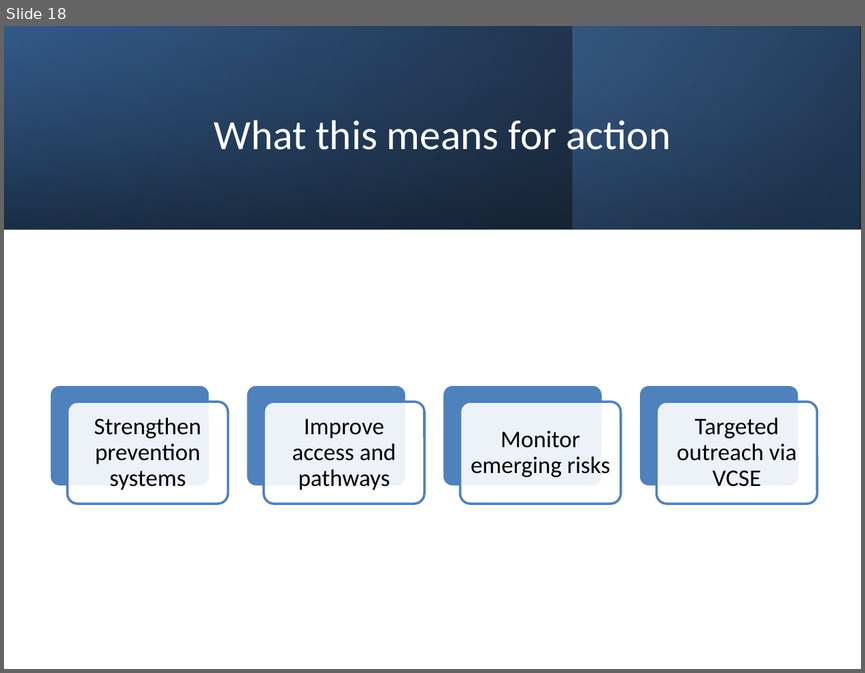
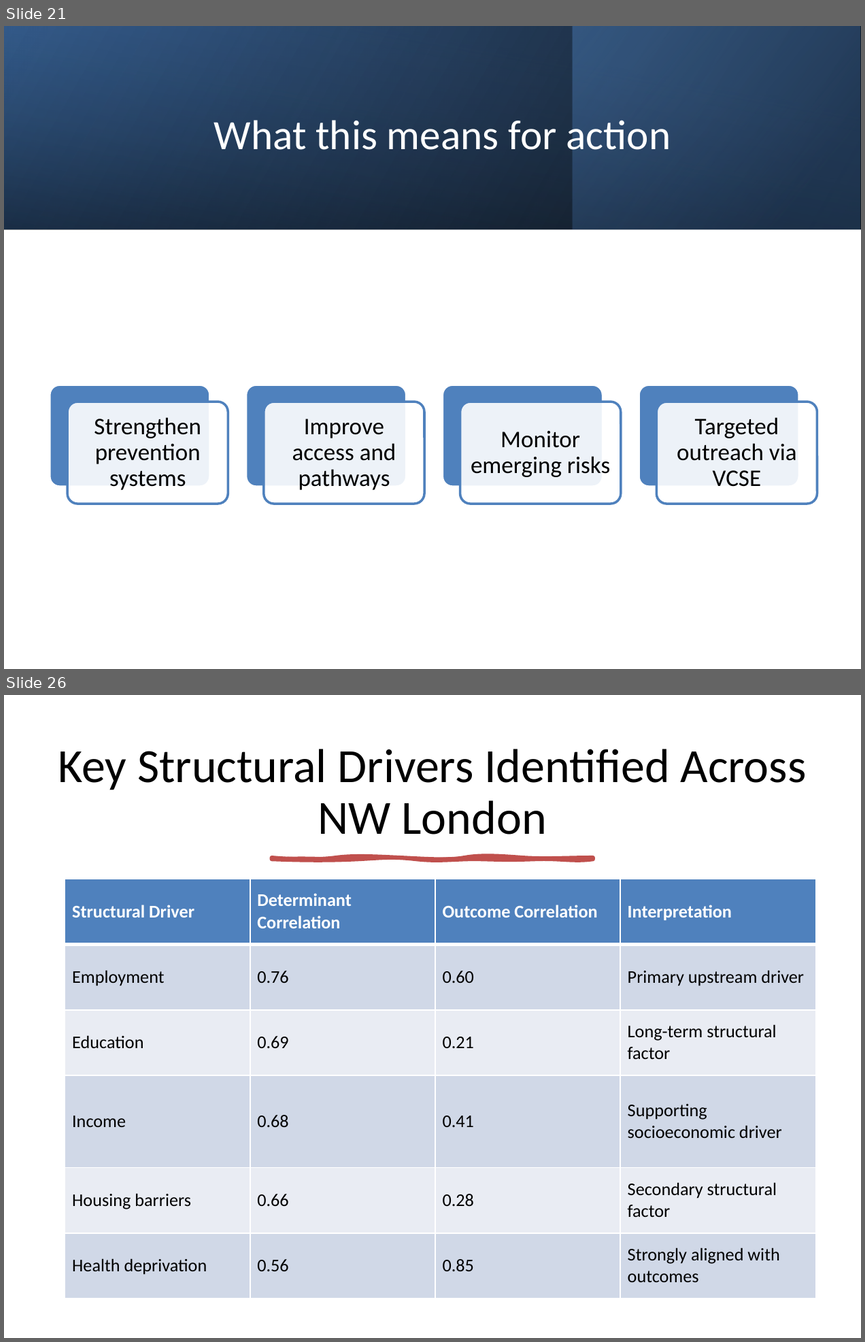
Before and after one commit to OlenaMan/Health-Inequalities-in-NW-London-analysis, a slide deck: outputs/health_inequalities_nwl_presentation.pptx. Shown one above the other, each under a label of ours: slide 18 before the commit, slides 21 and 26 after it; the slides between them are not shown. The pictures are 865x673 and 865x1342 pixels, drawn with LibreOffice and Linux fonts; fonts in the diff are those of the drawing. Boxes give left, top, right and bottom in pixels: in the first picture for what was removed or moved away, otherwise in the second. Text is boxed around its words. In the diff, an @@ line names an element or a change of style, - is before the commit and + after.

```diff
--- a/outputs/health_inequalities_nwl_presentation.pptx
+++ b/outputs/health_inequalities_nwl_presentation.pptx
@@ slide 26 added at bbox=[4, 695, 861, 1338], background #FFFFFF @@
@@ title added at bbox=[58, 749, 806, 834], 40 pt, text #000000 @@
+Key Structural Drivers Identified Across NW London
@@ freeform shape added at bbox=[271, 858, 593, 860], fill #C0504D, outline #C0504D 3.25 pt @@
@@ table added at bbox=[65, 879, 815, 1298], 6 rows, 4 columns @@
+Structural Driver | Determinant Correlation | Outcome Correlation | Interpretation
+Employment | 0.76 | 0.60 | Primary upstream driver
+Education | 0.69 | 0.21 | Long-term structural factor
+Income | 0.68 | 0.41 | Supporting socioeconomic driver
+Housing barriers | 0.66 | 0.28 | Secondary structural factor
+Health deprivation | 0.56 | 0.85 | Strongly aligned with outcomes
@@ what was slide 18 is now slide 21 @@
```
Also in this commit, not shown: 1 slide changed, 11 other slides added.
